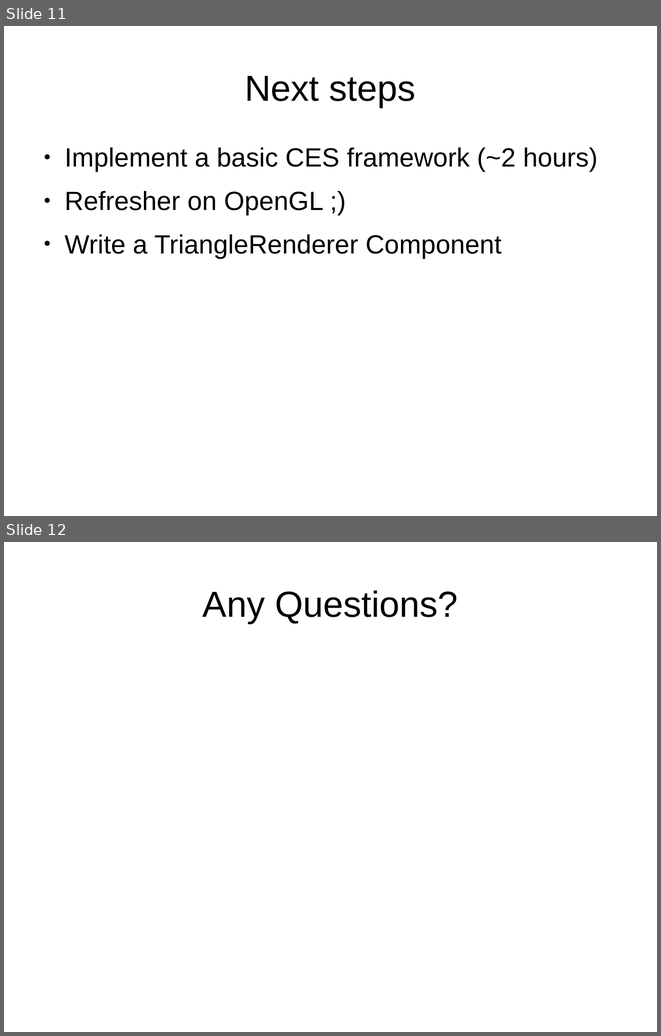
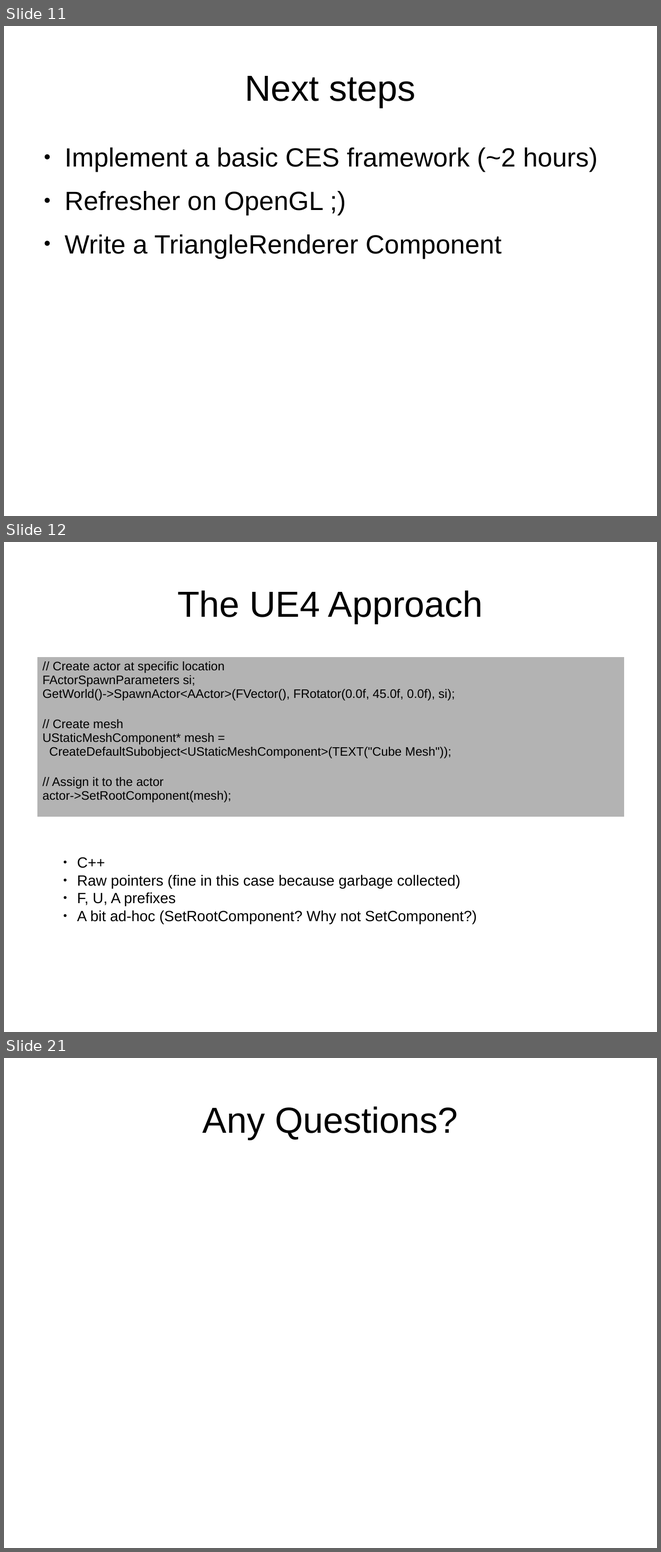
Before and after one commit to osen/creativelabs, a slide deck: gep/gep-lec2.odp. Shown one above the other, each under a label of ours: slides 11 and 12 before the commit, slides 11, 12 and 21 after it; the slides between them are not shown. The pictures are 661x1036 and 661x1552 pixels, drawn with LibreOffice and Linux fonts; fonts in the diff are those of the drawing; background and template pictures are left out. Boxes give left, top, right and bottom in pixels: in the first picture for what was removed or moved away, otherwise in the second. Text is boxed around its words. In the diff, an @@ line names an element or a change of style, - is before the commit and + after.

```diff
--- a/gep/gep-lec2.odp
+++ b/gep/gep-lec2.odp
@@ slide 12 added at (x1=4, y1=542, x2=657, y2=1032), background #FFFFFF @@
@@ title added at (x1=177, y1=590, x2=483, y2=623), 44 pt, text #000000 @@
+The UE4 Approach
@@ table added at (x1=36, y1=656, x2=625, y2=815), 1 rows, 1 columns @@
+// Create actor at specific location / FActorSpawnParameters si; / GetWorld()->SpawnActor<AActor>(FVector(), FRotator(0.0f, 45.0f, 0.0f), si); / // Create mesh / UStaticMeshComponent* mesh = / CreateDefaultSubobject<UStaticMeshComponent>(TEXT("Cube Mesh")); / // Assign it to the actor / actor->SetRootComponent(mesh);
@@ text added at (x1=77, y1=857, x2=477, y2=924), 18 pt, text #000000 @@
+● C++
+● Raw pointers (fine in this case because garbage collected)
+● F, U, A prefixes
+● A bit ad-hoc (SetRootComponent? Why not SetComponent?)
@@ what was slide 12 is now slide 21 @@
```
Also in this commit, not shown: 2 slides changed, 8 other slides added.
